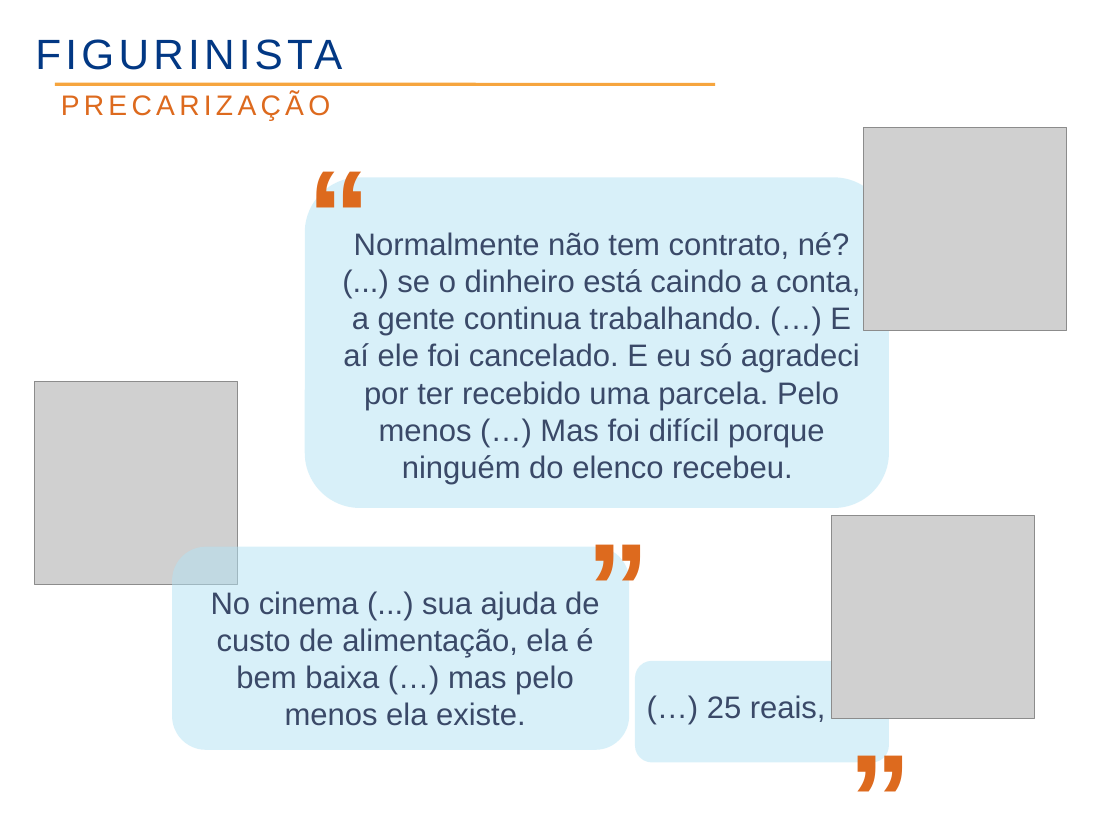
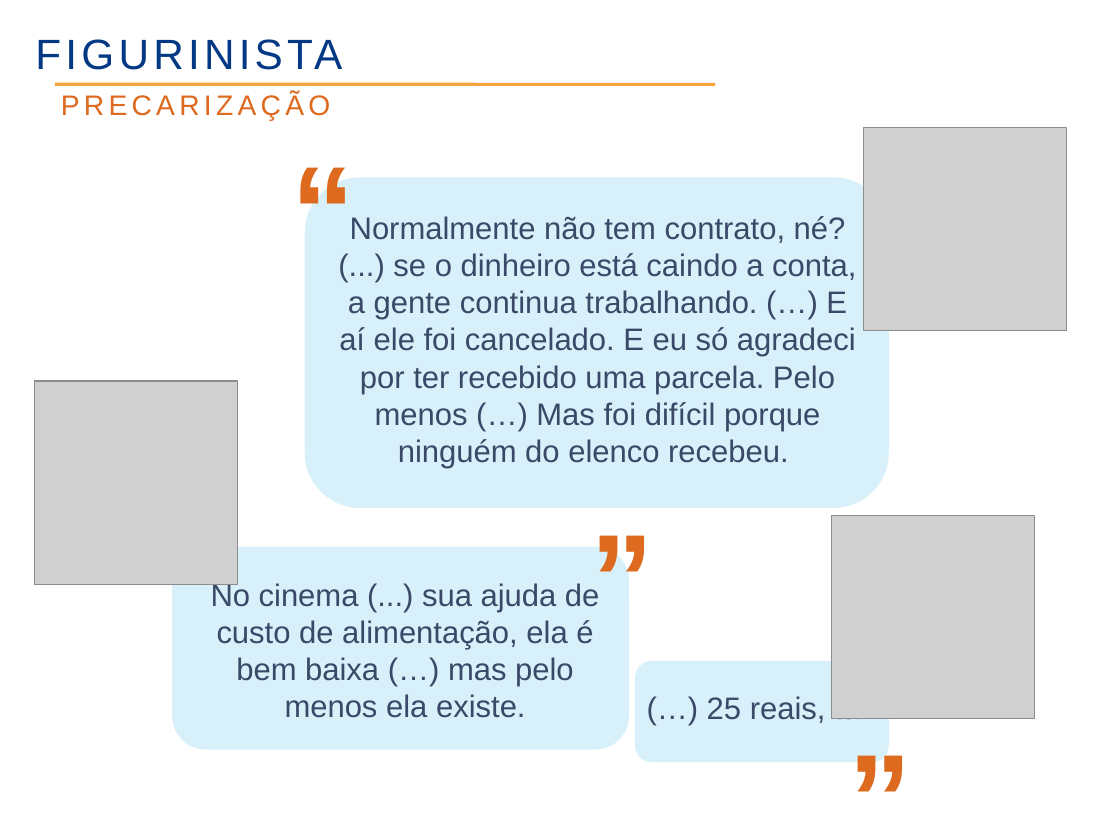
Before and after one commit to rzuquim/pos-rh, a slide deck: slide 27 of 02_abordagens_em_pot/seminario.odp (slide 19 before the commit). Drawn at 1120x840 pixels with LibreOffice and Linux fonts; fonts in the diff are those of the drawing; grey boxes stand for pictures; background and template pictures are left out. Boxes give left, top, right and bottom in pixels: in the first picture for what was removed or moved away, otherwise in the second. Text is boxed around its words. In the diff, an @@ line names an element or a change of style, - is before the commit and + after.

```diff
--- a/02_abordagens_em_pot/seminario.odp
+++ b/02_abordagens_em_pot/seminario.odp
@@ text "“" rewrapped from <box>298,127,381,279</box> to <box>282,123,365,286</box> @@
@@ text "Normalmente não tem contrato, né? ...": place and size @@
-text "Normalmente não tem contrato, né? ..." at <box>343,232,860,485</box>
+text "Normalmente não tem contrato, né? ..." at <box>339,216,856,469</box>
@@ text "”" rewrapped from <box>538,500,661,652</box> to <box>542,492,665,655</box> @@
@@ text "No cinema (...) sua ajuda ...": place and size @@
-text "No cinema (...) sua ajuda ..." at <box>211,591,599,726</box>
+text "No cinema (...) sua ajuda ..." at <box>211,581,599,718</box>
```
Also in this commit, not shown: 18 other slides changed, 20 slides added, 5 slides removed, 7 other files.
